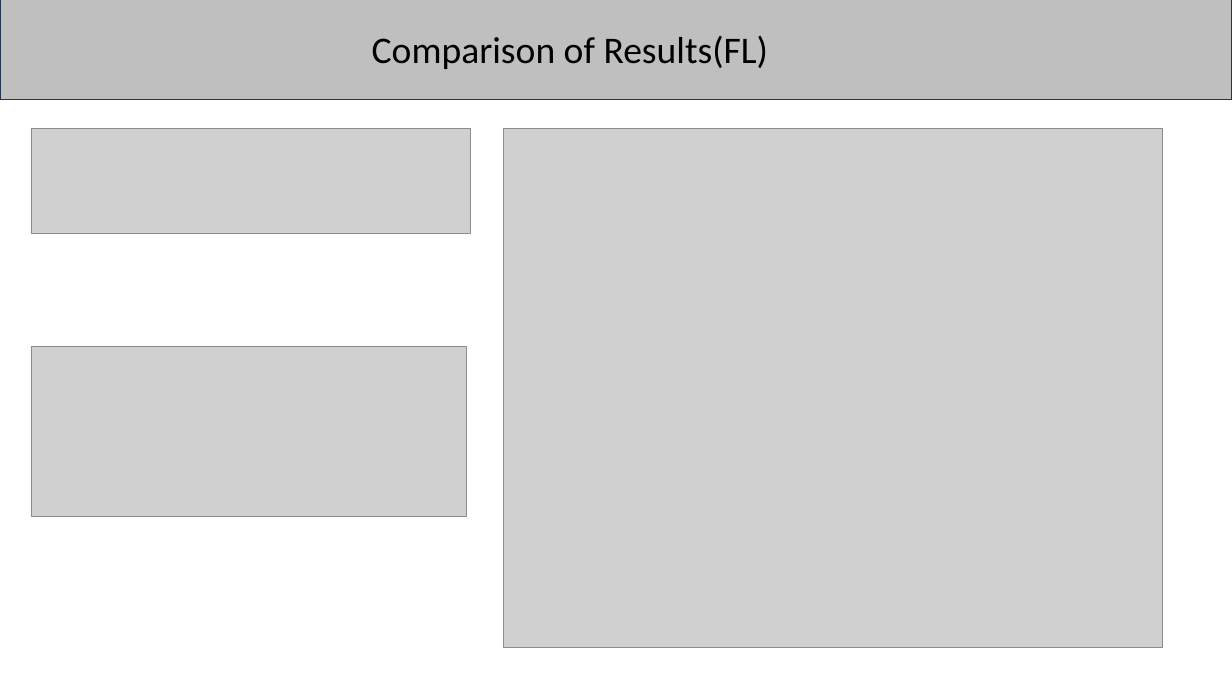
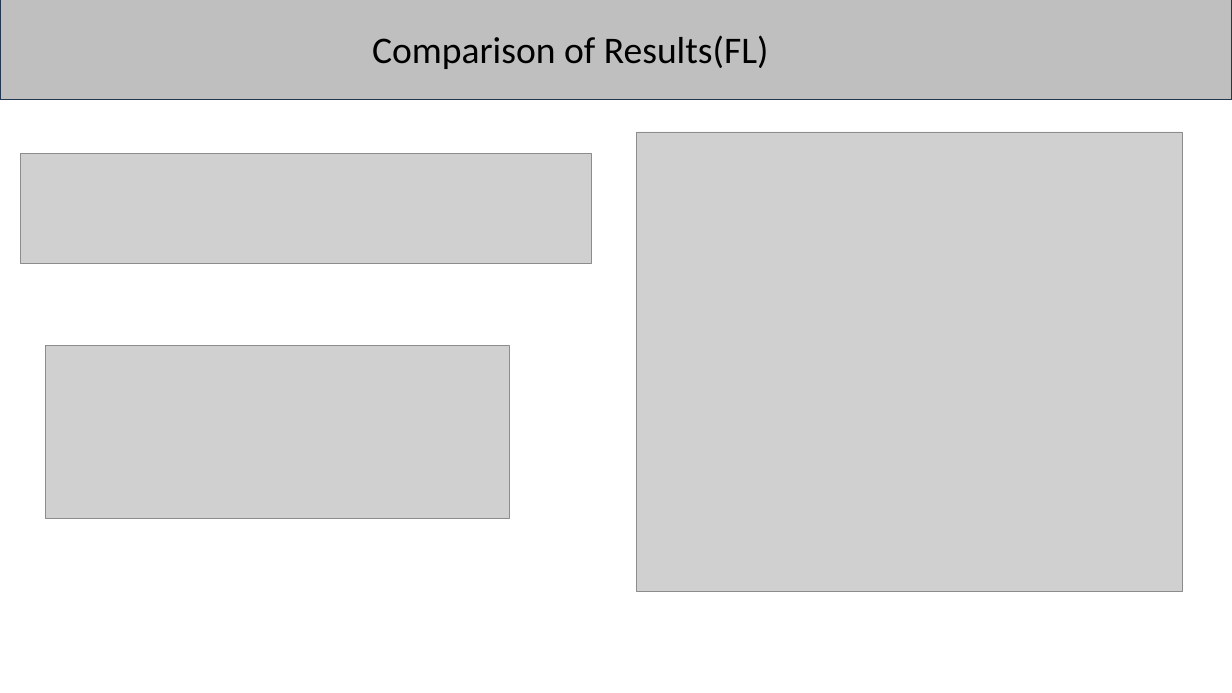
Before and after one commit to prajwalandysam/FYP-Group-3, a slide deck: slide 28 of fyp_3[1]-1.pptx. Drawn at 1232x693 pixels with LibreOffice and Linux fonts; fonts in the diff are those of the drawing; grey boxes stand for pictures. Boxes give left, top, right and bottom in pixels: in the first picture for what was removed or moved away, otherwise in the second. Text is boxed around its words. In the diff, an @@ line names an element or a change of style, - is before the commit and + after.

```diff
--- a/fyp_3[1]-1.pptx
+++ b/fyp_3[1]-1.pptx
@@ picture removed at [31,128,471,233] @@
@@ picture: place and size @@
-picture at [503,128,1162,647]
+picture at [637,132,1182,591]
@@ picture added at [20,153,591,264] @@
@@ picture: place and size @@
-picture at [31,346,467,516]
+picture at [45,346,510,518]
```
Also in this commit, not shown: 25 other slides changed, 1 other file.
